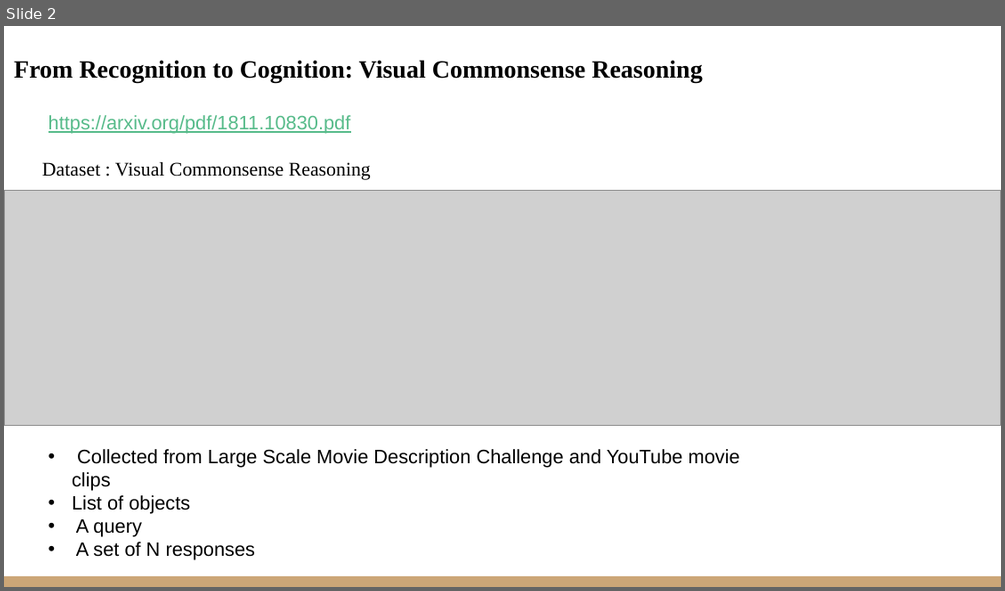
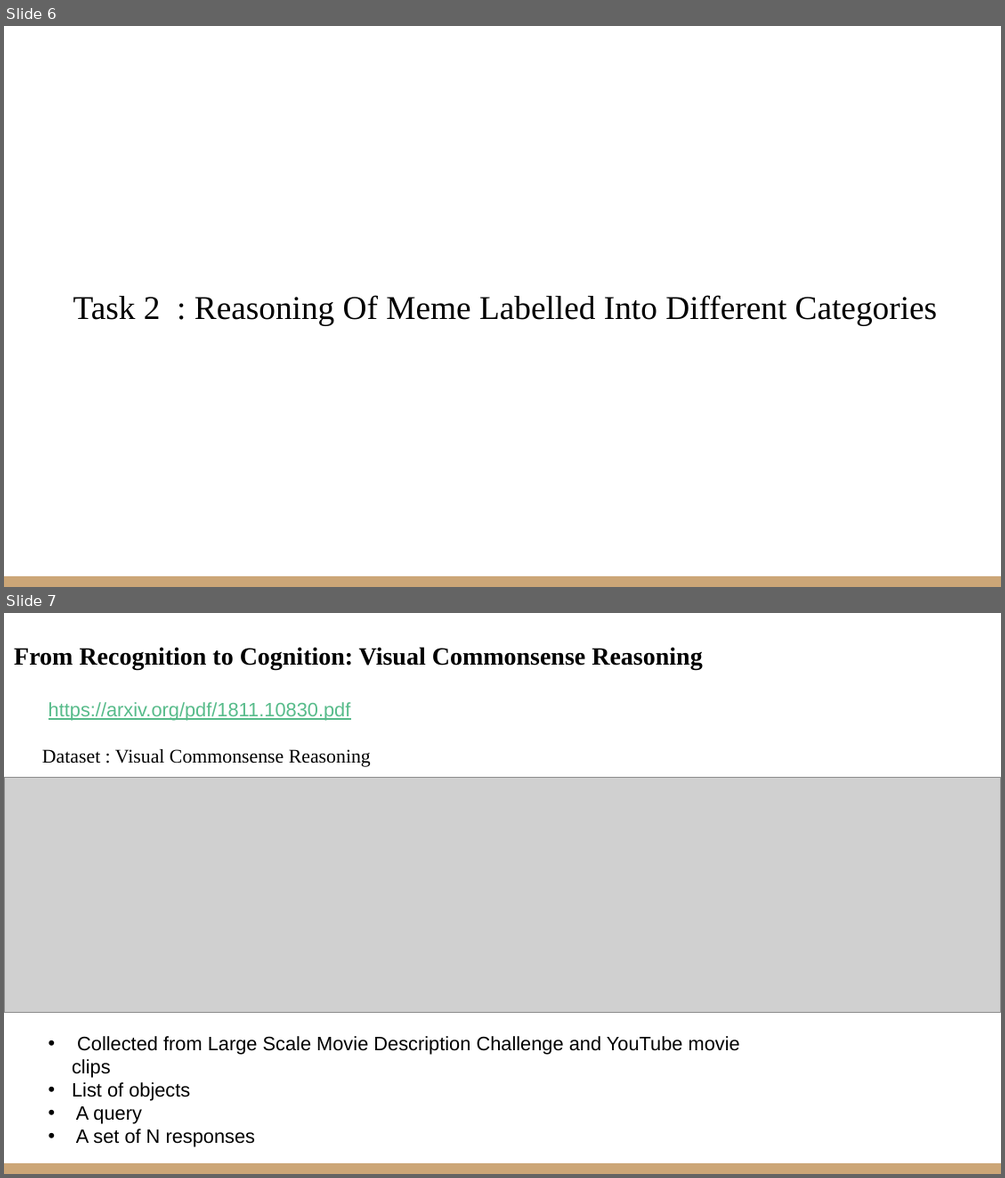
Before and after one commit to VarunBohara/Mini-Project-Documents, a slide deck: Literature Survey 2.pptx. Shown one above the other, each under a label of ours: slide 2 before the commit, slides 6 and 7 after it. The pictures are 1005x591 and 1005x1178 pixels, drawn with LibreOffice and Linux fonts; fonts in the diff are those of the drawing; grey boxes stand for pictures. Boxes give left, top, right and bottom in pixels: in the first picture for what was removed or moved away, otherwise in the second. Text is boxed around its words. In the diff, an @@ line names an element or a change of style, - is before the commit and + after.

```diff
--- a/Literature Survey 2.pptx
+++ b/Literature Survey 2.pptx
@@ slide 6 added at (4,26,1001,587), background #FFFFFF; not listed: 1 template element that a slide beside it also shows @@
@@ title added at (73,295,938,325), 24 pt, text #000000 @@
+Task 2 : Reasoning Of Meme Labelled Into Different Categories
@@ what was slide 2 is now slide 7 @@
```
Also in this commit, not shown: 2 slides changed, 4 other slides added.
